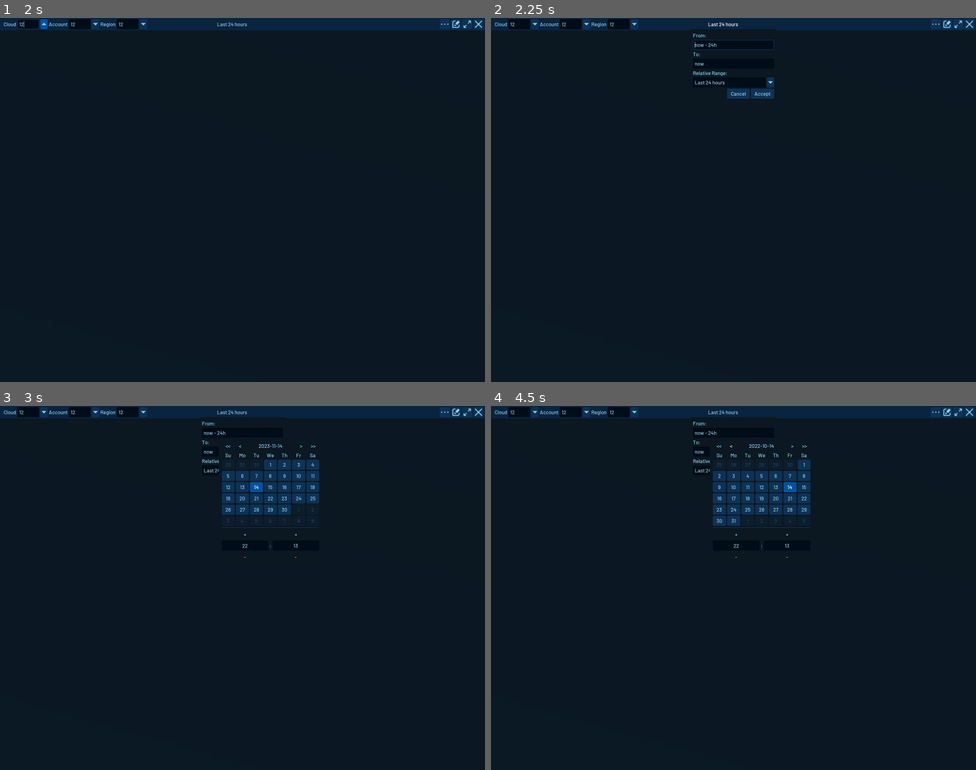
Above: before the commit, frames 1-4 (two rows, left to right).
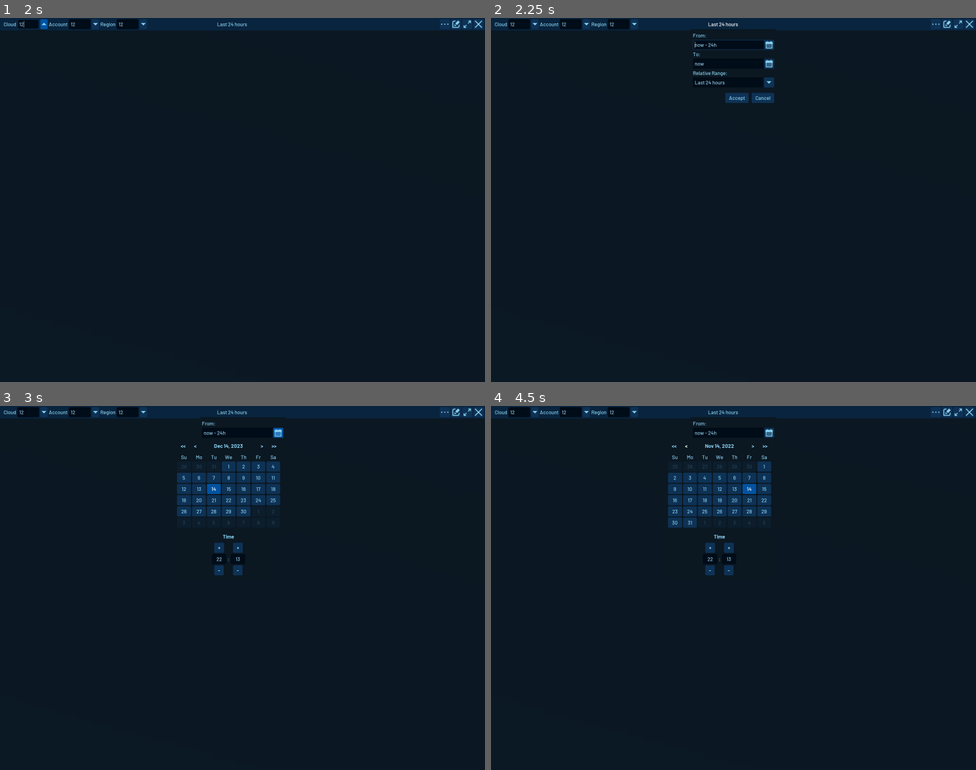
Above: after the commit, the same moments.

Repository: someengineering/resoto-ui
Game: Godot game, scene res://components/dashboard/dashboard_container.tscn
Same seed, same stepped clock (60 frames per second), same inputs: the game is played once before the commit and once after it. This scene is started directly instead of the project's main scene.
Inputs (mouse positions are in pixels of both pictures, inside the frame that each line leads up to):
- Up to frame 1 (2 s): click (29, 25) at 0.52 s; type "12" at 0.6 s; click (77, 25) at 0.75 s; type "12" at 0.83 s; click (126, 25) at 0.98 s; type "12" at 1.07 s; click (43, 25) at 1.27 s
- Up to frame 2 (2.25 s): click "Last 24 hours" at 2 s
- Up to frame 3 (3 s): click (276, 431) at 2.77 s
- Up to frame 4 (4.5 s): click "<<" at 3.5 s; click "<" at 4.25 s

Frame 1 is identical in both runs. In frame 2, 0.4% of the frame differs, in the area x 48-59%, y 6-24%; in frame 3, 3.5%; in frame 4, 3.6%, in the area x 36-66%, y 6-47%.

Commit message:
Fixed the date picker on the dashboard.

Diff:
--- a/src/components/dashboard/dashboard_container.tscn
+++ b/src/components/dashboard/dashboard_container.tscn
@@ -284,7 +284,8 @@
 script = ExtResource( 4 )
 
 [node name="Content" type="MarginContainer" parent="VBoxContainer/ScrollContainer"]
-margin_right = 1906.0
+margin_right = 1920.0
+margin_bottom = 1039.0
 size_flags_horizontal = 3
 size_flags_vertical = 3
 
@@ -320,10 +321,6 @@
 [node name="NewWidgetPopup" parent="." instance=ExtResource( 1 )]
 self_modulate = Color( 0.091, 0.11245, 0.13, 1 )
 default_size = Vector2( 800, 600 )
-show_close_icon = true
-show_max_icon = true
-can_drag = true
-can_resize = true
 
 [node name="DateRangeSelector" parent="." instance=ExtResource( 2 )]
 margin_left = 806.0
--- a/src/components/shared/combo_box.gd
+++ b/src/components/shared/combo_box.gd
@@ -5,6 +5,7 @@
 
 export (Array, String) var items
 export (bool) var align_items_left:= false
+export (Vector2) var button_min_size:= Vector2(1,1) setget set_button_min_size
 
 var matching_items : Array
 var previous_option : String = ""
@@ -27,6 +28,7 @@
 	populate_options()
 	show_options()
 	line_edit.grab_focus()
+
 
 func set_text(new_text:String) -> void:
 	if $LineEdit.text != new_text:
@@ -77,6 +79,7 @@
 	show_options()
 	line_edit.grab_focus()
 
+
 func _on_option_pressed(option_name : String) -> void:
 	line_edit.text = option_name
 	options_popup.hide()
@@ -101,8 +104,10 @@
 func add_item(new_item):
 	items.append(new_item)
 
+
 func clear() -> void:
 	items.clear()
+
 
 func _on_LineEdit_text_entered(new_text: String) -> void:
 	emit_signal("option_changed", new_text)
@@ -163,3 +168,8 @@
 
 func _on_JustHiddenTimer_timeout():
 	just_hidden = false
+
+
+func set_button_min_size(_button_min_size:Vector2) -> void:
+	button_min_size = _button_min_size
+	$Button.rect_min_size = button_min_size
--- a/src/components/shared/combo_box.tscn
+++ b/src/components/shared/combo_box.tscn
@@ -23,7 +23,7 @@
 margin_left = 288.0
 margin_right = 312.0
 margin_bottom = 33.0
-rect_min_size = Vector2( 20, 16 )
+rect_min_size = Vector2( 20, 20 )
 size_flags_vertical = 3
 icon = ExtResource( 1 )
 icon_align = 1
--- a/src/components/shared/date_picker.gd
+++ b/src/components/shared/date_picker.gd
@@ -4,7 +4,8 @@
 signal date_picked(date)
 
 const days := ["Su", "Mo", "Tu", "We", "Th", "Fr", "Sa"]
-const months := ["January", "February", "March", "April", "May", "June", "July", "August", "September", "October", "Nombember", "December"]
+
+export (bool) var show_time_selector := true
 
 onready var date_label := $VBoxContainer/CurrentDateContainer/Label
 onready var current_date_dict := Time.get_datetime_dict_from_system()
@@ -14,6 +15,10 @@
 onready var minute_edit := $VBoxContainer/TimePicker/Minute
 
 func _ready() -> void:
+	if not show_time_selector:
+		$VBoxContainer/TimeLabel.hide()
+		$VBoxContainer/TimePicker.hide()
+
 	hour_edit.value = current_date_dict["hour"]
 	hour_edit.connect("value_changed", self, "_on_Hour_value_changed")
 	minute_edit.value =  current_date_dict["minute"]
@@ -21,8 +26,7 @@
 	refresh_calendar()
 
 func refresh_calendar(date_dict : Dictionary = current_date_dict) -> void:
-
-	date_label.text = Time.get_date_string_from_unix_time(Time.get_unix_time_from_datetime_dict(date_dict))
+	date_label.text = Utils.readable_date(date_dict)
 
 	var day = date_dict["day"]
 	var month = date_dict["month"]
@@ -74,14 +78,16 @@
 		first += 3600*24
 		first_dict = Time.get_date_dict_from_unix_time(first)
 
+
 func pick_date(date : int) -> void:
 	var new_date_dict = Time.get_datetime_dict_from_unix_time(date)
 	if new_date_dict["month"] != current_date_dict["month"] or new_date_dict["year"] != current_date_dict["year"]:
 		refresh_calendar(new_date_dict)
 	current_date = date
 	current_date_dict = new_date_dict
-	date_label.text = Time.get_date_string_from_unix_time(date)
+	date_label.text = Utils.readable_date(Time.get_datetime_dict_from_unix_time(date))
 	emit_signal("date_picked", date)
+
 
 func _on_PrevYear_pressed() -> void:
 	current_date_dict["year"] -= 1
--- a/src/components/shared/date_picker.tscn
+++ b/src/components/shared/date_picker.tscn
@@ -7,87 +7,105 @@
 [node name="DatePicker" type="PanelContainer"]
 margin_right = 212.0
 margin_bottom = 306.0
+rect_min_size = Vector2( 360, 320 )
 theme = ExtResource( 3 )
 script = ExtResource( 2 )
 
 [node name="VBoxContainer" type="VBoxContainer" parent="."]
-margin_left = 5.0
-margin_top = 5.0
-margin_right = 207.0
-margin_bottom = 301.0
+margin_left = 10.0
+margin_top = 10.0
+margin_right = 350.0
+margin_bottom = 310.0
+custom_constants/separation = 10
 
 [node name="CurrentDateContainer" type="HBoxContainer" parent="VBoxContainer"]
-margin_right = 202.0
-margin_bottom = 24.0
+margin_right = 340.0
+margin_bottom = 33.0
 alignment = 1
 
 [node name="PrevYear" type="Button" parent="VBoxContainer/CurrentDateContainer"]
-margin_right = 24.0
-margin_bottom = 24.0
+margin_right = 40.0
+margin_bottom = 33.0
+theme_type_variation = "LabelBold"
 text = "<<"
 flat = true
 
 [node name="PrevMonth" type="Button" parent="VBoxContainer/CurrentDateContainer"]
-margin_left = 28.0
-margin_right = 44.0
-margin_bottom = 24.0
+margin_left = 44.0
+margin_right = 76.0
+margin_bottom = 33.0
+theme_type_variation = "LabelBold"
 text = "<"
 flat = true
 
 [node name="Label" type="Label" parent="VBoxContainer/CurrentDateContainer"]
-margin_left = 48.0
-margin_top = 2.0
-margin_right = 154.0
-margin_bottom = 22.0
+margin_left = 80.0
+margin_top = 6.0
+margin_right = 260.0
+margin_bottom = 27.0
 size_flags_horizontal = 3
-text = "2022-07-12"
+theme_type_variation = "LabelBold"
+text = "date"
 align = 1
 valign = 1
 
 [node name="NextMonth" type="Button" parent="VBoxContainer/CurrentDateContainer"]
-margin_left = 158.0
-margin_right = 174.0
-margin_bottom = 24.0
+margin_left = 264.0
+margin_right = 296.0
+margin_bottom = 33.0
+theme_type_variation = "LabelBold"
 text = ">"
 flat = true
 
 [node name="NextYear" type="Button" parent="VBoxContainer/CurrentDateContainer"]
-margin_left = 178.0
-margin_right = 202.0
-margin_bottom = 24.0
+margin_left = 300.0
+margin_right = 340.0
+margin_bottom = 33.0
+theme_type_variation = "LabelBold"
 text = ">>"
 flat = true
 
 [node name="GridContainer" type="GridContainer" parent="VBoxContainer"]
-margin_top = 28.0
-margin_right = 202.0
-margin_bottom = 204.0
+margin_top = 43.0
+margin_right = 340.0
+margin_bottom = 143.0
 size_flags_vertical = 3
 columns = 7
 
-[node name="HSeparator" type="HSeparator" parent="VBoxContainer"]
-margin_top = 208.0
-margin_right = 202.0
-margin_bottom = 212.0
+[node name="TimeLabel" type="Label" parent="VBoxContainer"]
+margin_top = 153.0
+margin_right = 340.0
+margin_bottom = 183.0
+rect_min_size = Vector2( 0, 30 )
+theme_type_variation = "LabelBold"
+text = "Time"
+align = 1
+valign = 2
 
 [node name="TimePicker" type="HBoxContainer" parent="VBoxContainer"]
-margin_top = 216.0
-margin_right = 202.0
-margin_bottom = 296.0
+margin_top = 193.0
+margin_right = 340.0
+margin_bottom = 300.0
+alignment = 1
 
 [node name="Hour" parent="VBoxContainer/TimePicker" instance=ExtResource( 1 )]
-margin_right = 94.0
+margin_left = 115.0
+margin_right = 163.0
+margin_bottom = 107.0
+size_flags_horizontal = 1
 
 [node name="Label" type="Label" parent="VBoxContainer/TimePicker"]
-margin_left = 98.0
-margin_top = 30.0
-margin_right = 103.0
-margin_bottom = 50.0
+margin_left = 167.0
+margin_top = 43.0
+margin_right = 173.0
+margin_bottom = 64.0
 text = ":"
 
 [node name="Minute" parent="VBoxContainer/TimePicker" instance=ExtResource( 1 )]
-margin_left = 107.0
-margin_right = 202.0
+margin_left = 177.0
+margin_right = 225.0
+margin_bottom = 107.0
+size_flags_horizontal = 1
 maximum = 59
 
 [connection signal="pressed" from="VBoxContainer/CurrentDateContainer/PrevYear" to="." method="_on_PrevYear_pressed"]
--- a/src/components/shared/date_picker_line_edit.gd
+++ b/src/components/shared/date_picker_line_edit.gd
@@ -3,23 +3,28 @@
 signal date_changed(timestamp)
 
 var unix_time : int setget , get_unix_time
+var previous_text
 
-var previous_text
+onready var popup:= $Popup
 
 func _ready():
 	connect("text_entered", self, "process_date")
 	connect("focus_exited", self, "process_date")
 	previous_text = text
 
-func _on_Button_pressed() -> void:
-	$Popup.rect_size = $Popup/DatePicker.rect_size
-	$Popup.rect_global_position = rect_global_position + rect_size
-	$Popup.rect_global_position.x -= $Popup.rect_size.x
-	$Popup.popup()
+
+func _on_DateButton_pressed() -> void:
+	popup.rect_size = $Popup/DatePicker.rect_size
+	popup.rect_global_position = rect_global_position + rect_size
+	popup.rect_global_position.x -= popup.rect_size.x
+	popup.popup()
+
 
 func _on_DatePicker_date_picked(date : int) -> void:
 	unix_time = date
 	text = Time.get_datetime_string_from_unix_time(date, true)
+	process_date()
+
 
 func process_date(new_text : String = text, notify := true) -> bool:
 	if new_text == "":
--- a/src/components/shared/date_picker_line_edit.tscn
+++ b/src/components/shared/date_picker_line_edit.tscn
@@ -1,8 +1,9 @@
-[gd_scene load_steps=4 format=2]
+[gd_scene load_steps=5 format=2]
 
 [ext_resource path="res://components/shared/date_picker.tscn" type="PackedScene" id=1]
 [ext_resource path="res://components/shared/date_picker_line_edit.gd" type="Script" id=2]
-[ext_resource path="res://assets/icons/icon_calendar.png" type="Texture" id=3]
+[ext_resource path="res://components/elements/styled/icon_button.tscn" type="PackedScene" id=3]
+[ext_resource path="res://assets/icons/icon_128_calendar.svg" type="Texture" id=4]
 
 [node name="DatePickerLineEdit" type="LineEdit"]
 margin_right = 232.0
@@ -11,16 +12,12 @@
 caret_blink_speed = 0.5
 script = ExtResource( 2 )
 
-[node name="Button" type="Button" parent="."]
+[node name="DateButton" parent="." instance=ExtResource( 3 )]
 anchor_left = 1.0
 anchor_right = 1.0
-anchor_bottom = 1.0
-margin_left = -25.0
-margin_right = -1.0
-rect_min_size = Vector2( 24, 24 )
-icon = ExtResource( 3 )
-flat = true
-expand_icon = true
+margin_left = -33.0
+margin_right = 0.0
+icon_tex = ExtResource( 4 )
 
 [node name="Popup" type="Popup" parent="."]
 margin_top = 24.0
@@ -29,5 +26,5 @@
 
 [node name="DatePicker" parent="Popup" instance=ExtResource( 1 )]
 
-[connection signal="pressed" from="Button" to="." method="_on_Button_pressed"]
+[connection signal="pressed" from="DateButton" to="." method="_on_DateButton_pressed"]
 [connection signal="date_picked" from="Popup/DatePicker" to="." method="_on_DatePicker_date_picked"]
--- a/src/components/shared/date_range_selector.gd
+++ b/src/components/shared/date_range_selector.gd
@@ -2,9 +2,14 @@
 
 signal range_selected(start, end, text)
 
-onready var from := $PanelContainer/VBoxContainer/FromLineEdit
-onready var to := $PanelContainer/VBoxContainer/ToLineEdit
-onready var relative := $PanelContainer/VBoxContainer/ComboBox
+onready var from := $PanelContainer/VBox/FromLineEdit
+onready var to := $PanelContainer/VBox/ToLineEdit
+onready var relative := $PanelContainer/VBox/ComboBox
+
+onready var cancel_button:= $PanelContainer/VBox/Buttons/CancelButton
+onready var accept_button:= $PanelContainer/VBox/Buttons/AcceptButton
+onready var buttons := $PanelContainer/VBox/Buttons
+
 
 func _ready() -> void:
 	var success = from.process_date(from.text)
@@ -44,3 +49,10 @@
 
 func _on_ToLineEdit_date_changed(_timestamp : int) -> void:
 	relative.text = ""
+
+
+func _on_DateRangeSelector_about_to_show():
+	if _g.os == "MacOS":
+		buttons.move_child(accept_button, 1)
+	else:
+		buttons.move_child(accept_button, 0)
--- a/src/components/shared/date_range_selector.tscn
+++ b/src/components/shared/date_range_selector.tscn
@@ -5,8 +5,8 @@
 [ext_resource path="res://components/shared/combo_box.tscn" type="PackedScene" id=3]
 [ext_resource path="res://components/shared/date_range_selector.gd" type="Script" id=4]
 
-
 [node name="DateRangeSelector" type="Popup"]
+visible = true
 margin_right = 288.0
 margin_bottom = 232.0
 theme = ExtResource( 1 )
@@ -16,69 +16,78 @@
 anchor_right = 1.0
 anchor_bottom = 1.0
 
-[node name="VBoxContainer" type="VBoxContainer" parent="PanelContainer"]
-margin_left = 5.0
-margin_top = 5.0
-margin_right = 283.0
-margin_bottom = 227.0
+[node name="VBox" type="VBoxContainer" parent="PanelContainer"]
+margin_left = 10.0
+margin_top = 10.0
+margin_right = 278.0
+margin_bottom = 243.0
 
-[node name="Label" type="Label" parent="PanelContainer/VBoxContainer"]
-margin_right = 278.0
-margin_bottom = 20.0
+[node name="Label" type="Label" parent="PanelContainer/VBox"]
+margin_right = 268.0
+margin_bottom = 21.0
 text = "From:"
 
-[node name="FromLineEdit" parent="PanelContainer/VBoxContainer" instance=ExtResource( 2 )]
-margin_top = 24.0
-margin_right = 278.0
-margin_bottom = 48.0
+[node name="FromLineEdit" parent="PanelContainer/VBox" instance=ExtResource( 2 )]
+margin_top = 25.0
+margin_right = 268.0
+margin_bottom = 58.0
 text = "now - 24h"
 
-[node name="Label2" type="Label" parent="PanelContainer/VBoxContainer"]
-margin_top = 52.0
-margin_right = 278.0
-margin_bottom = 72.0
+[node name="Label2" type="Label" parent="PanelContainer/VBox"]
+margin_top = 62.0
+margin_right = 268.0
+margin_bottom = 83.0
 text = "To:"
 
-[node name="ToLineEdit" parent="PanelContainer/VBoxContainer" instance=ExtResource( 2 )]
-margin_top = 76.0
-margin_right = 278.0
-margin_bottom = 100.0
+[node name="ToLineEdit" parent="PanelContainer/VBox" instance=ExtResource( 2 )]
+margin_top = 87.0
+margin_right = 268.0
+margin_bottom = 120.0
 text = "now"
 
-[node name="Label3" type="Label" parent="PanelContainer/VBoxContainer"]
-margin_top = 104.0
-margin_right = 278.0
-margin_bottom = 124.0
+[node name="Label3" type="Label" parent="PanelContainer/VBox"]
+margin_top = 124.0
+margin_right = 268.0
+margin_bottom = 145.0
 text = "Relative Range:"
 
-[node name="ComboBox" parent="PanelContainer/VBoxContainer" instance=ExtResource( 3 )]
-margin_top = 128.0
-margin_right = 278.0
-margin_bottom = 152.0
+[node name="ComboBox" parent="PanelContainer/VBox" instance=ExtResource( 3 )]
+margin_top = 149.0
+margin_right = 268.0
+margin_bottom = 182.0
 items = [ "Last 5 minutes", "Last 15 minutes", "Last 30 minutes", "Last 1 hour", "Last 3 hours", "Last 6 hours", "Last 12 hours", "Last 24 hours", "Last 2 days", "Last 7 days" ]
+button_min_size = Vector2( 33, 33 )
 text = "Last 24 hours"
 
-[node name="HBoxContainer" type="HBoxContainer" parent="PanelContainer/VBoxContainer"]
-margin_left = 160.0
-margin_top = 198.0
-margin_right = 278.0
-margin_bottom = 222.0
+[node name="Spacer" type="Control" parent="PanelContainer/VBox"]
+margin_top = 186.0
+margin_right = 268.0
+margin_bottom = 196.0
+rect_min_size = Vector2( 0, 10 )
+
+[node name="Buttons" type="HBoxContainer" parent="PanelContainer/VBox"]
+margin_left = 107.0
+margin_top = 200.0
+margin_right = 268.0
+margin_bottom = 233.0
 size_flags_horizontal = 8
 size_flags_vertical = 10
+custom_constants/separation = 10
 
-[node name="CancelButton" type="Button" parent="PanelContainer/VBoxContainer/HBoxContainer"]
-margin_right = 56.0
-margin_bottom = 24.0
+[node name="CancelButton" type="Button" parent="PanelContainer/VBox/Buttons"]
+margin_right = 74.0
+margin_bottom = 33.0
 text = "Cancel"
 
-[node name="AcceptButton" type="Button" parent="PanelContainer/VBoxContainer/HBoxContainer"]
-margin_left = 60.0
-margin_right = 118.0
-margin_bottom = 24.0
+[node name="AcceptButton" type="Button" parent="PanelContainer/VBox/Buttons"]
+margin_left = 84.0
+margin_right = 161.0
+margin_bottom = 33.0
 text = "Accept"
 
-[connection signal="date_changed" from="PanelContainer/VBoxContainer/FromLineEdit" to="." method="_on_FromLineEdit_date_changed"]
-[connection signal="date_changed" from="PanelContainer/VBoxContainer/ToLineEdit" to="." method="_on_ToLineEdit_date_changed"]
-[connection signal="option_changed" from="PanelContainer/VBoxContainer/ComboBox" to="." method="_on_ComboBox_option_changed"]
-[connection signal="pressed" from="PanelContainer/VBoxContainer/HBoxContainer/CancelButton" to="." method="_on_CancelButton_pressed"]
-[connection signal="pressed" from="PanelContainer/VBoxContainer/HBoxContainer/AcceptButton" to="." method="_on_AcceptButton_pressed"]
+[connection signal="about_to_show" from="." to="." method="_on_DateRangeSelector_about_to_show"]
+[connection signal="date_changed" from="PanelContainer/VBox/FromLineEdit" to="." method="_on_FromLineEdit_date_changed"]
+[connection signal="date_changed" from="PanelContainer/VBox/ToLineEdit" to="." method="_on_ToLineEdit_date_changed"]
+[connection signal="option_changed" from="PanelContainer/VBox/ComboBox" to="." method="_on_ComboBox_option_changed"]
+[connection signal="pressed" from="PanelContainer/VBox/Buttons/CancelButton" to="." method="_on_CancelButton_pressed"]
+[connection signal="pressed" from="PanelContainer/VBox/Buttons/AcceptButton" to="." method="_on_AcceptButton_pressed"]
--- a/src/components/shared/int_spinbox_big.gd
+++ b/src/components/shared/int_spinbox_big.gd
@@ -65,9 +65,9 @@
 		add_value = -1
 
 	if negative_allowed:
-		set_value(value+add_value)
+		set_value(int(value + add_value))
 	else:
-		set_value(max(value+add_value, 0))
+		set_value(int(max(value + add_value, 0)))
 
 
 func _on_ChangeTimer_timeout():
--- a/src/components/shared/vertical_spinbox.tscn
+++ b/src/components/shared/vertical_spinbox.tscn
@@ -9,25 +9,27 @@
 script = ExtResource( 1 )
 
 [node name="Add" type="Button" parent="."]
-margin_right = 193.0
-margin_bottom = 20.0
-size_flags_horizontal = 3
+margin_left = 80.0
+margin_right = 112.0
+margin_bottom = 33.0
+size_flags_horizontal = 6
+theme_type_variation = "LabelBold"
 text = "+"
-flat = true
 
 [node name="Edit" type="LineEdit" parent="."]
-margin_top = 24.0
+margin_top = 37.0
 margin_right = 193.0
-margin_bottom = 48.0
+margin_bottom = 70.0
 align = 1
 
 [node name="Sub" type="Button" parent="."]
-margin_top = 52.0
-margin_right = 193.0
-margin_bottom = 72.0
-size_flags_horizontal = 3
+margin_left = 81.0
+margin_top = 74.0
+margin_right = 112.0
+margin_bottom = 107.0
+size_flags_horizontal = 6
+theme_type_variation = "LabelBold"
 text = "-"
-flat = true
 
 [connection signal="pressed" from="Add" to="." method="_on_Add_pressed"]
 [connection signal="pressed" from="Sub" to="." method="_on_Sub_pressed"]
--- a/src/scripts/classes/utils.gd
+++ b/src/scripts/classes/utils.gd
@@ -155,6 +155,11 @@
 		return str(_value)
 
 
+static func readable_date(_date:Dictionary) -> String:
+	var month_names := ["Jan", "Feb", "Mar", "Apr", "May", "June", "July", "Aug", "Sept", "Oct", "Nov", "Dec"]
+	return "{m} {d}, {y}".format({"m": month_names[_date.month], "d": _date.day, "y": _date.year})
+
+
 static func comma_sep(number):
 	var string = str(number)
 	var mod = string.length() % 3
